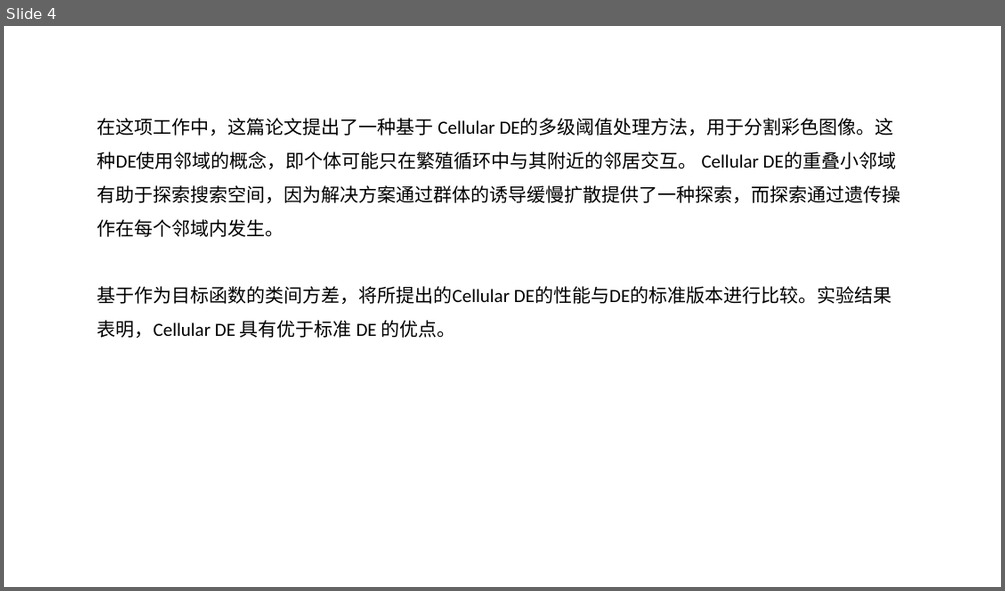
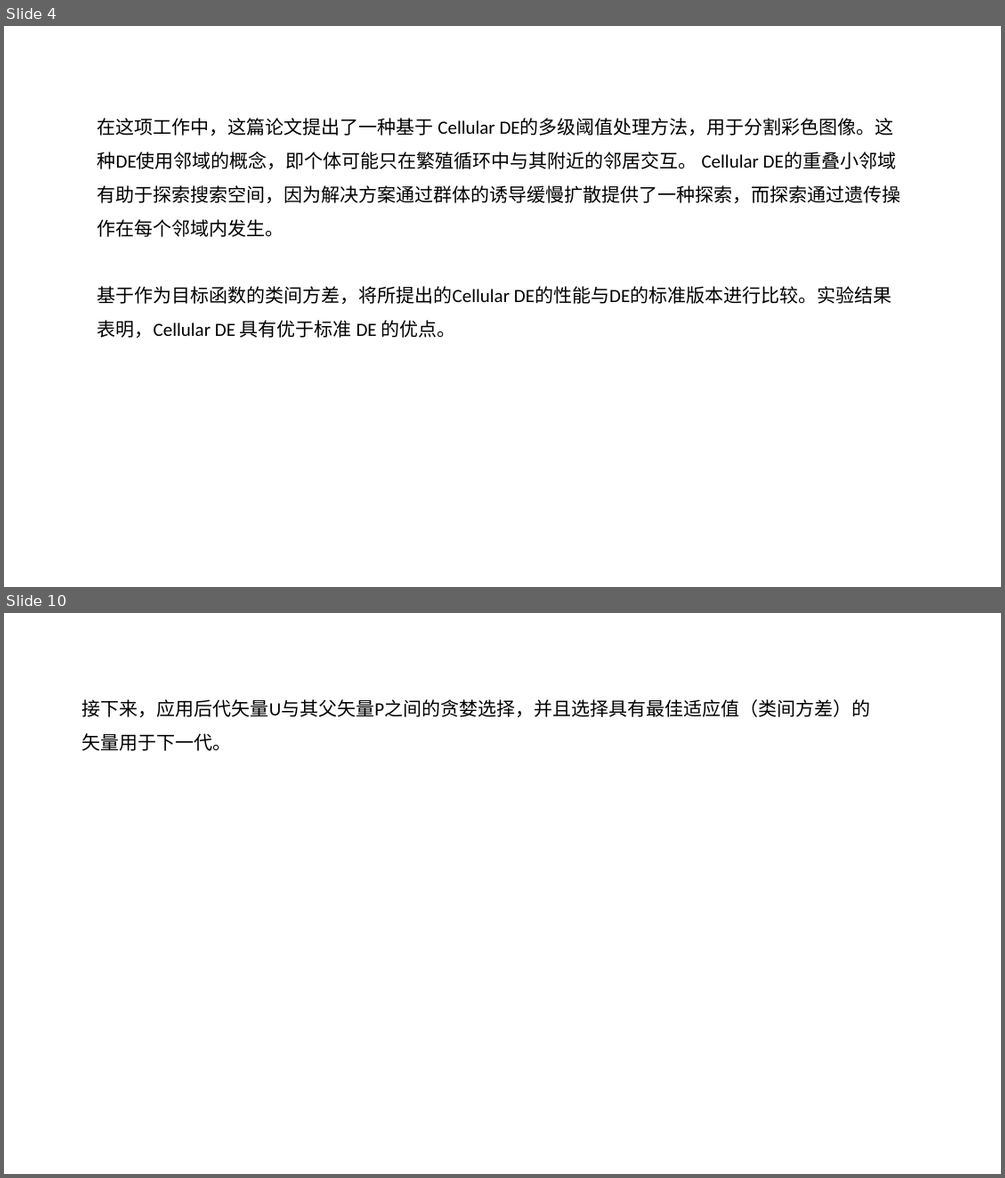
Before and after one commit to likaihz/EAS, a slide deck: YingShengyu/slides.pptx. Shown one above the other, each under a label of ours: slide 4 before the commit, slides 4 and 10 after it; the slides between them are not shown. The pictures are 1005x591 and 1005x1178 pixels, drawn with LibreOffice and Linux fonts; fonts in the diff are those of the drawing. Boxes give left, top, right and bottom in pixels: in the first picture for what was removed or moved away, otherwise in the second. Text is boxed around its words. In the diff, an @@ line names an element or a change of style, - is before the commit and + after.

```diff
--- a/YingShengyu/slides.pptx
+++ b/YingShengyu/slides.pptx
@@ slide 10 added at <box>4,613,1001,1174</box>, background #FFFFFF @@
@@ text added at <box>82,699,870,751</box>, 18 pt, text #000000 @@
+接下来，应用后代矢量U与其父矢量P之间的贪婪选择，并且选择具有最佳适应值（类间方差）的矢量用于下一代。
```
Also in this commit, not shown: 1 slide changed, 4 other slides added.
